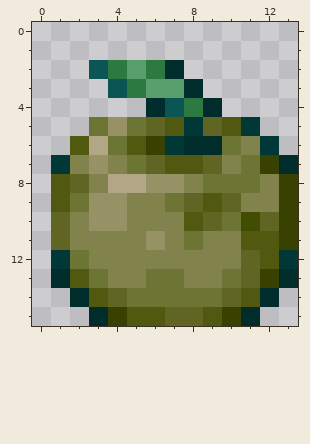
A pixel-art sprite gets an edit: icons/i_15_q.png. That is the earlier state.
The file is 14x16 pixels.
New version:
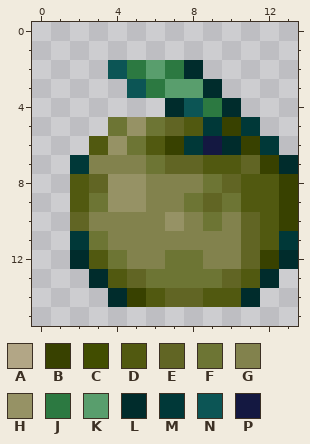
Palette (. is transparent): A #b2a686  B #384100  C #414d00  D #515910  E #616524  F #6d7534  G #82824d  H #969265  J #2c7941  K #599e6d  L #002c2c  M #003838  N #0c5555  P #141841
The edit:
Changed rows in their new state; - is an unchanged pixel.
first column x 1:
 2 --.NJKJL-----
 3 ---.NJ-KL----
 4 -----.LNJL---
 5 --.FHFEDMB---
 6 -.DHFDBMPLB--
 7 .MG-GFEEDDE--
 8 .DEHHGG--EDD-
 9 .DF-H-GFEFDD-
10 .EGG--HGFGED-
11 .MF--G-G--E-M
12 .LDF--FF---BL
13 ..LDE--FFEDL.
14 -..LBDEEDDL.-
15 --.........--
Changed places in both pictures, as pixel boxes (x1, y1, x2, y2):
changed: (51, 60, 298, 326)
